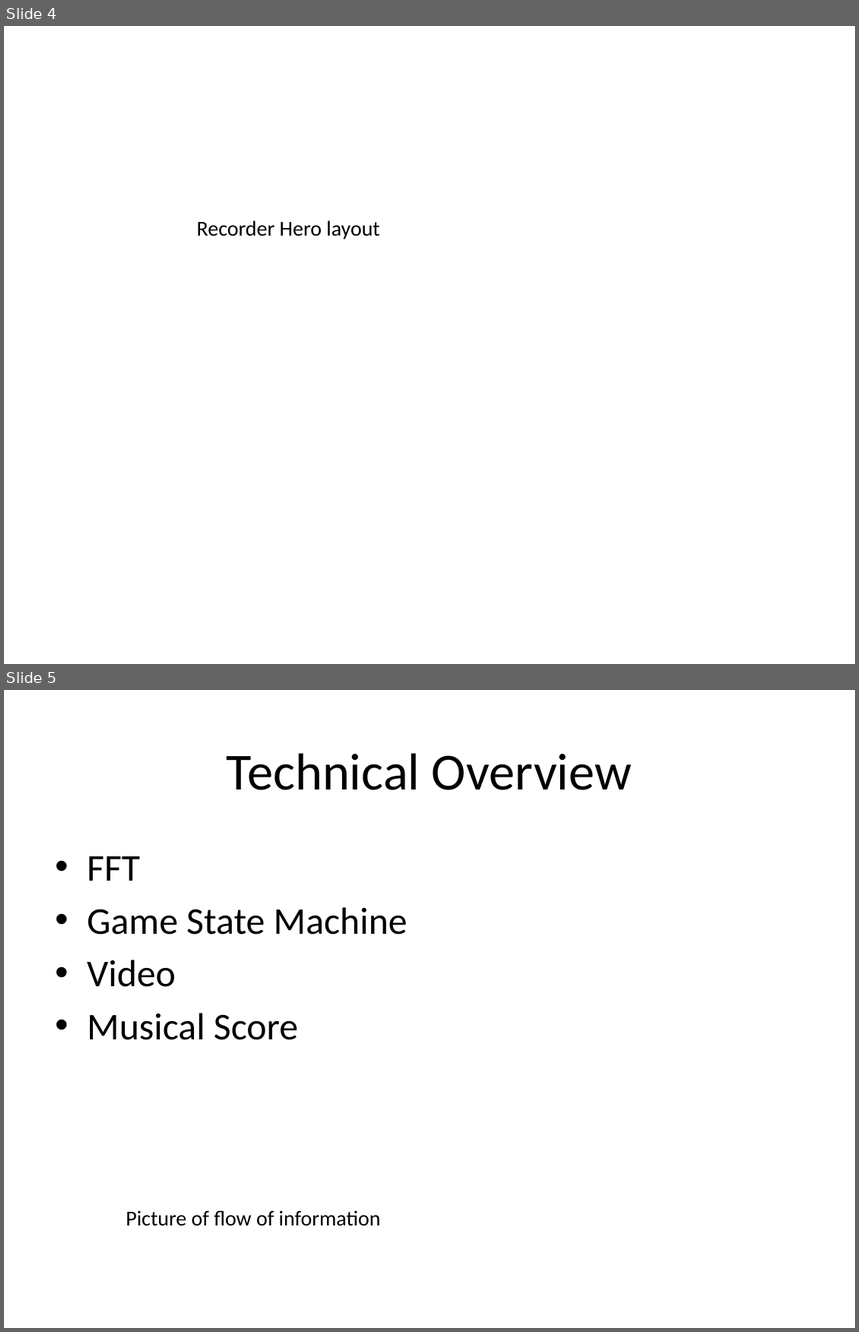
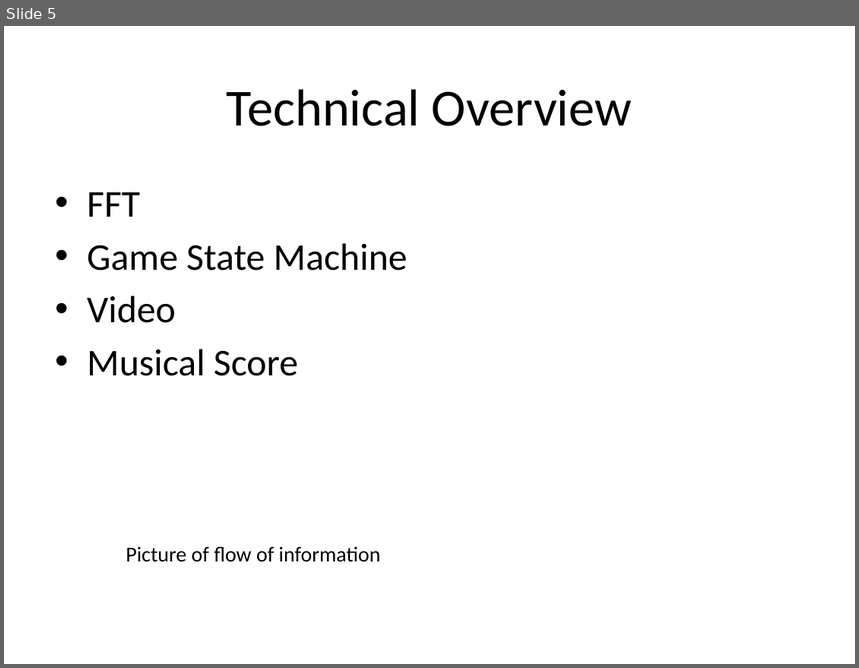
Before and after one commit to pH14/Recorder-Hero, a slide deck: doc/Recorder Hero!.pptx. Shown one above the other, each under a label of ours: slides 4 and 5 before the commit, slide 5 after it. The pictures are 859x1332 and 859x668 pixels, drawn with LibreOffice and Linux fonts; fonts in the diff are those of the drawing. Boxes give left, top, right and bottom in pixels: in the first picture for what was removed or moved away, otherwise in the second. Text is boxed around its words. In the diff, an @@ line names an element or a change of style, - is before the commit and + after.

Commit message:
adding in recorder hero mockup slide to ppt

```diff
--- a/doc/Recorder Hero!.pptx
+++ b/doc/Recorder Hero!.pptx
@@ slide 4 removed at box(4, 26, 855, 664), background #FFFFFF @@
@@ text removed at box(197, 221, 379, 240) @@
-Recorder Hero layout
```
Also in this commit, not shown: 1 slide added.
